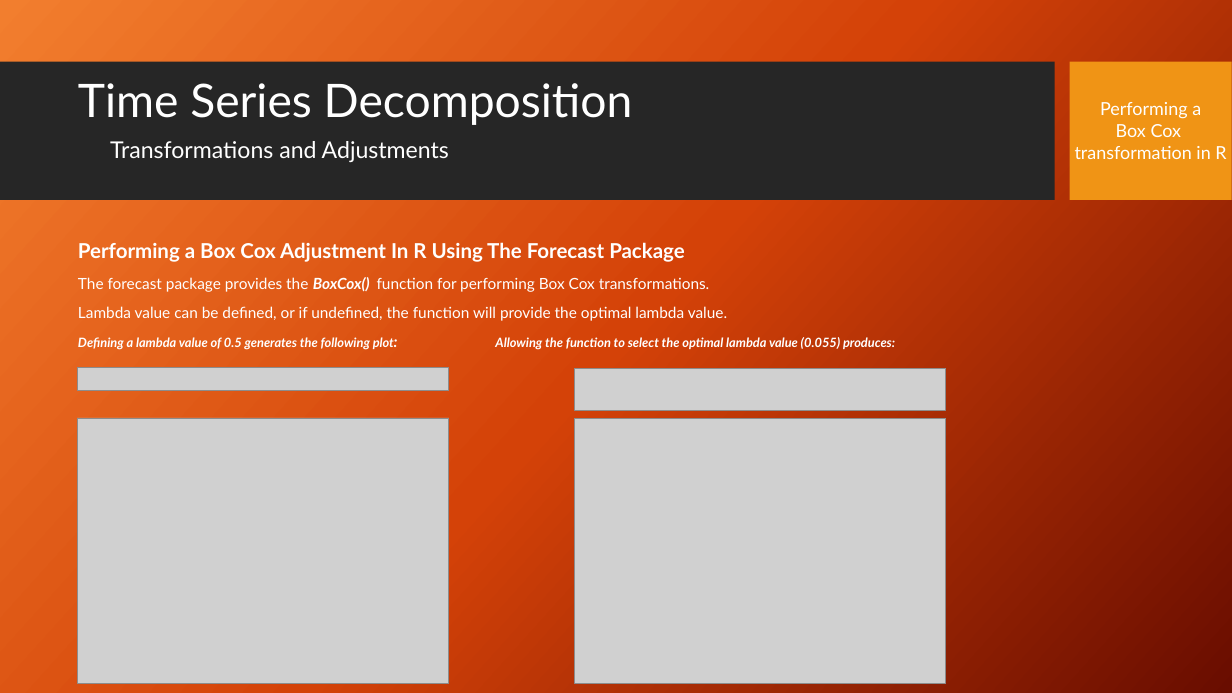
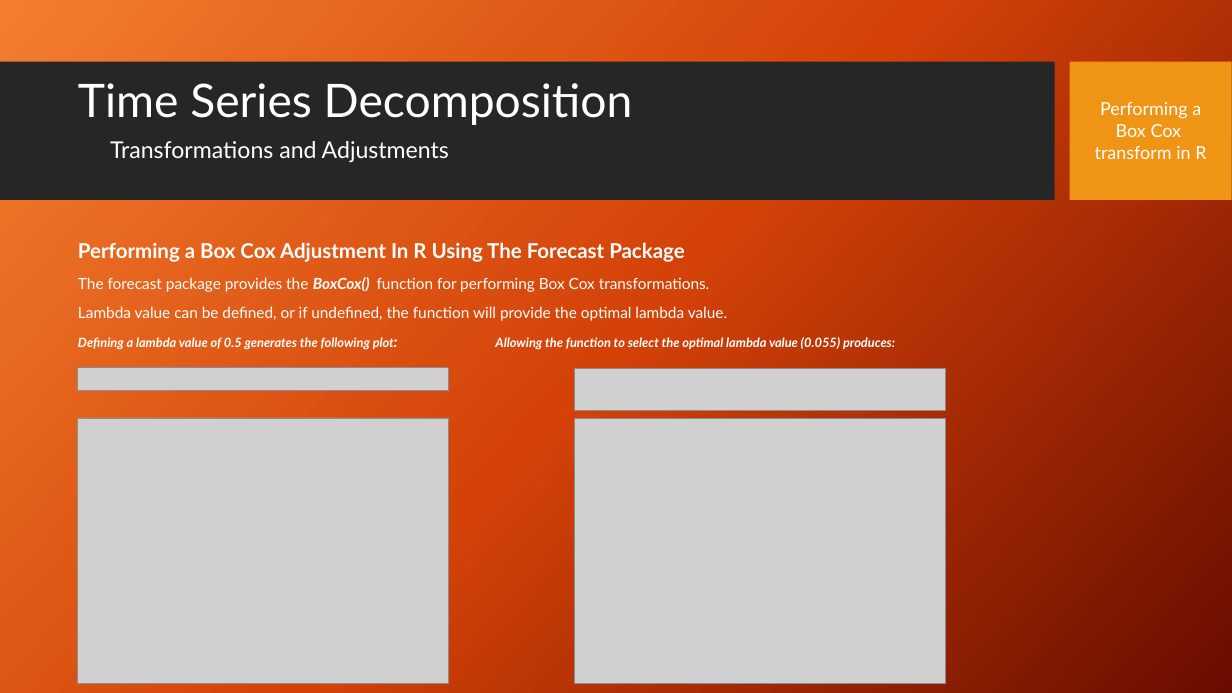
Before and after one commit to stephen-haslett/data-624, a slide deck: slide 7 of Data624TimeSeriesDecompPresentation.pptx (slide 2 before the commit). Drawn at 1232x693 pixels with LibreOffice and Linux fonts; fonts in the diff are those of the drawing; grey boxes stand for pictures; background and template pictures are left out. Boxes give left, top, right and bottom in pixels: in the first picture for what was removed or moved away, otherwise in the second. Text is boxed around its words. In the diff, an @@ line names an element or a change of style, - is before the commit and + after.

```diff
--- a/Data624TimeSeriesDecompPresentation.pptx
+++ b/Data624TimeSeriesDecompPresentation.pptx
@@ text "Performing a": place and size @@
-text "Performing a" at box(1075, 102, 1226, 159)
+text "Performing a" at box(1095, 102, 1206, 159)
@@ text at box(1095, 146, 1206, 159): text changed @@
-transformation in R
+transform in R
```
Also in this commit, not shown: 2 slides removed.
